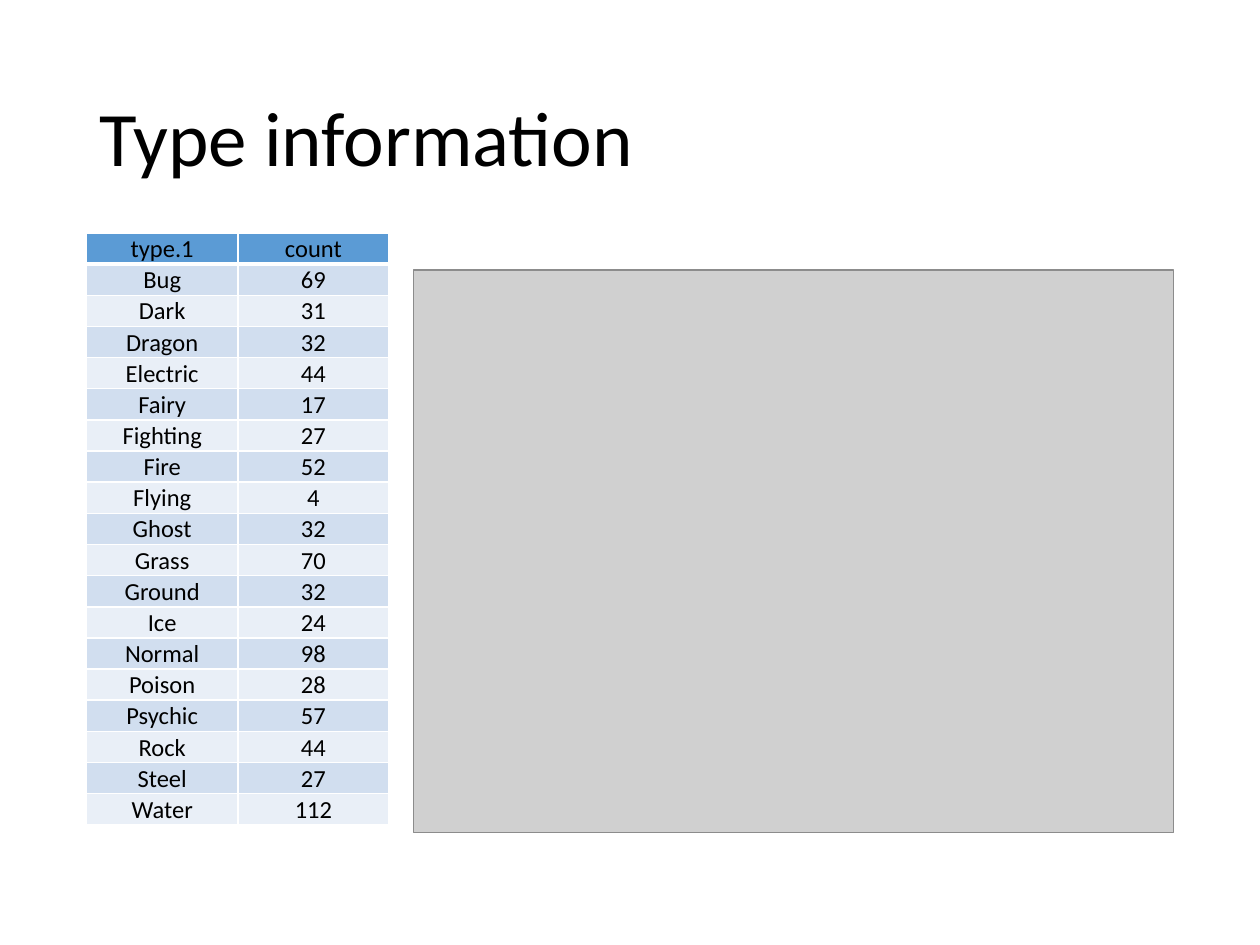
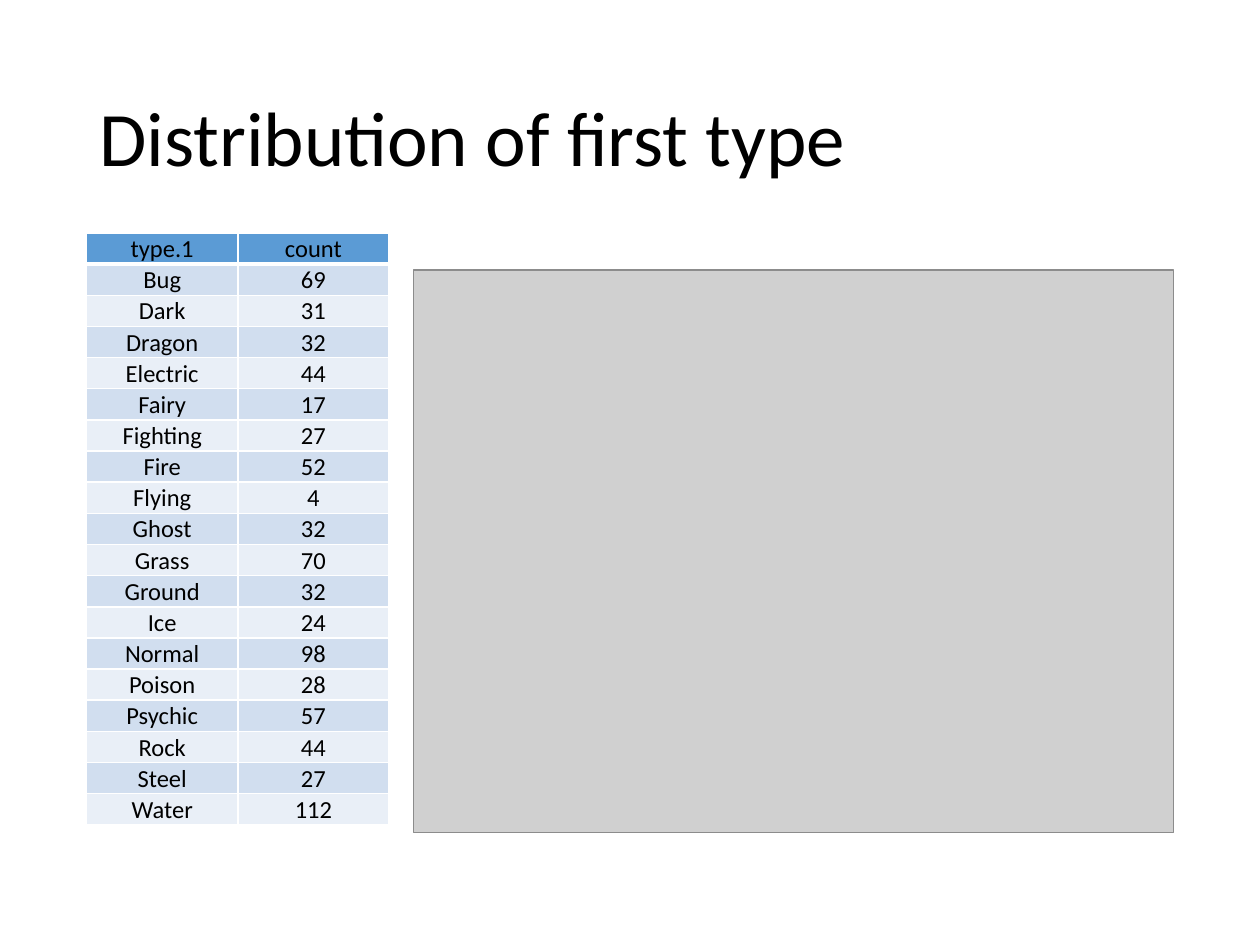
Before and after one commit to wwarriner/pokemon_battles, a slide deck: slide 12 of summary.pptx (slide 5 before the commit). Drawn at 1260x945 pixels with LibreOffice and Linux fonts; fonts in the diff are those of the drawing; grey boxes stand for pictures. Boxes give left, top, right and bottom in pixels: in the first picture for what was removed or moved away, otherwise in the second. Text is boxed around its words. In the diff, an @@ line names an element or a change of style, - is before the commit and + after.

```diff
--- a/summary.pptx
+++ b/summary.pptx
@@ title at [99, 112, 845, 179]: text changed @@
-Type information
+Distribution of first type
```
Also in this commit, not shown: 12 other slides changed, 8 slides added, 3 slides removed, 9 other files.
